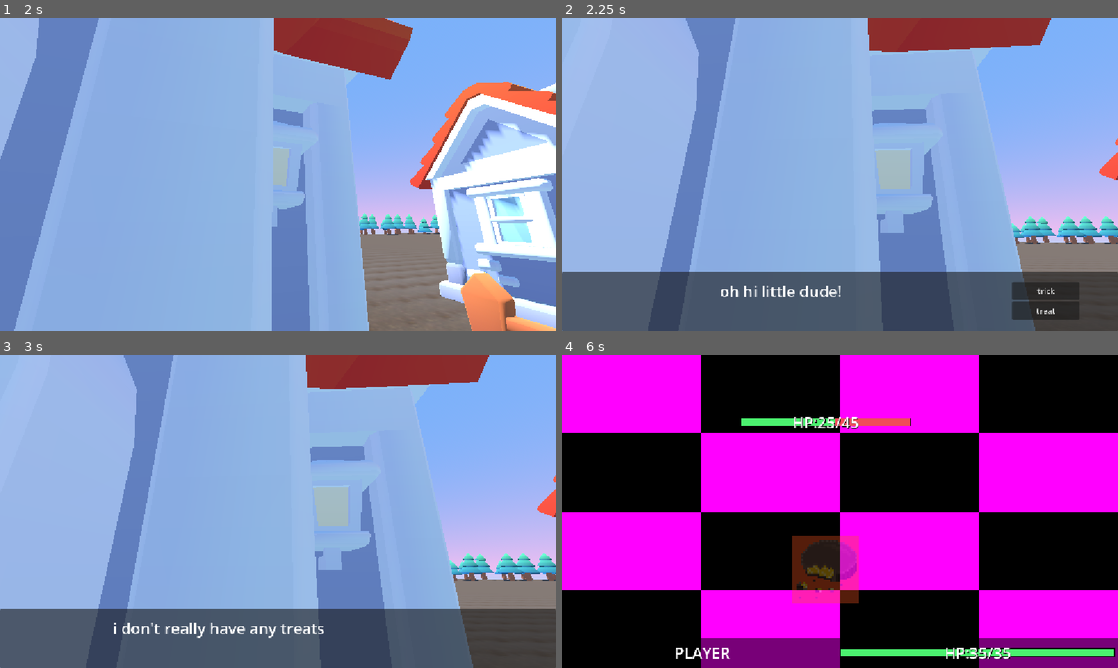
Above: before the commit, frames 1-4 (two rows, left to right).
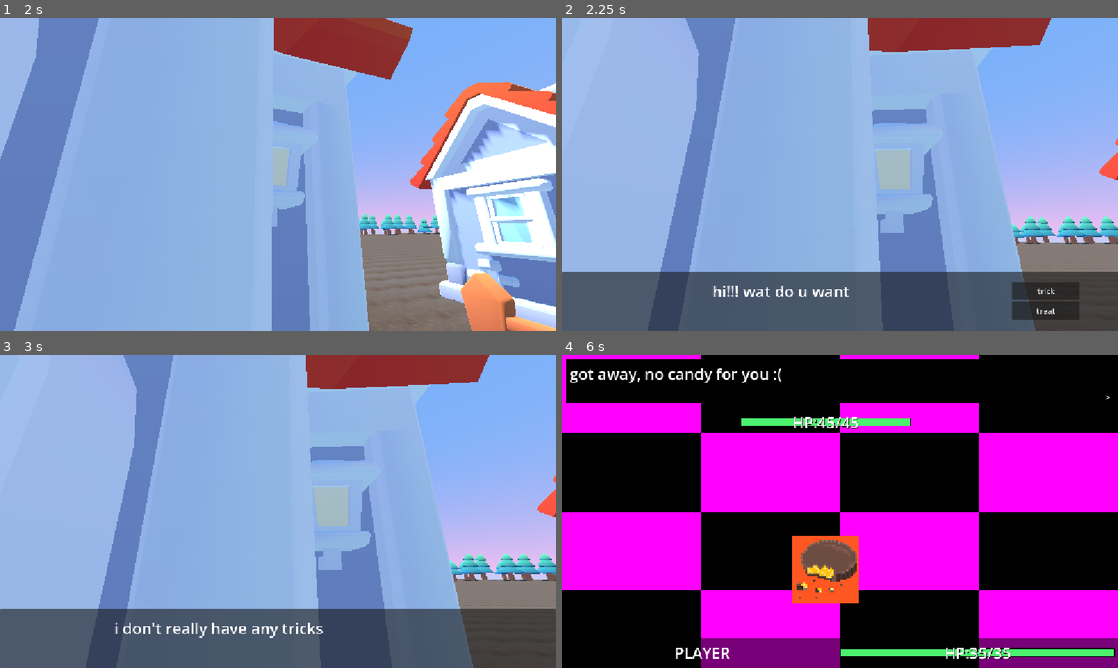
Above: after the commit, the same moments.

Repository: boredchef/trick-or-treat
Game: Godot game, scene res://main.tscn
The game is run twice, just before and just after one commit, with the same random seed, the same clock (stepped at 60 frames per second) and the same inputs.
Inputs (mouse positions are in pixels of both pictures, inside the frame that each line leads up to):
- Up to frame 1 (2 s): tap Enter (ui_accept) at 0.5, 0.77, 1.52 s; move the mouse to (250, 237) at 0.52 s; hold E (interact) 0.53-1.28 s; hold Up (ui_up) from 0.53 s (still down); click (250, 237) at 0.67 s; move the mouse to (316, 177) at 1.27 s; tap E (interact) at 1.35 s
- Up to frame 2 (2.25 s): keep holding Up (ui_up); move the mouse to (795, 171) at 2.02 s; hold E (interact) from 2.03 s (still down); tap Alt at 2.1 s
- Up to frame 3 (3 s): release Up (ui_up) at 2.75 s; release E (interact) at 2.75 s; click "trick" at 2.75 s
- Up to frame 4 (6 s): tap Enter (ui_accept) at 3.5, 3.77, 4.25, 4.52 s; move the mouse to (867, 511) at 3.52 s; hold Left (ui_left) 3.53-4.28 s; tap Shift at 3.6 s; click (867, 511) at 3.67 s; tap E (interact) at 3.8 s; move the mouse to (756, 433) at 4.27 s; hold Down (ui_down) 4.28-5 s; hold E (interact) 4.28-5 s; click (656, 370) at 5 s, where only the run before the commit has a clickable "ATTACK"; click (1023, 370) at 5.75 s, where only the run after the commit has a clickable "RUN"

Frame 1 is identical in both runs. In frame 2, 0.5% of the frame differs, in the area x 27-52%, y 85-90%; in frame 3, 0.7%; in frame 4, 10%, in the area x 0-99%, y 1-80%.

Commit message:
add every house has default enemy
state also checks for candy and candy collected after every battle won, but battles left dont give any candy

Diff:
--- a/main.tscn
+++ b/main.tscn
@@ -1,6 +1,7 @@
 [gd_scene format=3 uid="uid://c5pnf7b3rxrbp"]
 
 [ext_resource type="Texture2D" uid="uid://x1euboon8eah" path="res://textures/dirt/Dirt_01_basecolor.png" id="1_0xm2m"]
+[ext_resource type="Script" uid="uid://dicgvgdwstb2y" path="res://scripts/main.gd" id="1_cegan"]
 [ext_resource type="Texture2D" uid="uid://jpeecrl5y7n6" path="res://textures/dirt/Dirt_01_ambientocclusion.png" id="2_272bh"]
 [ext_resource type="PackedScene" uid="uid://bs72ogkvdd7d6" path="res://addons/proto_controller/proto_controller.tscn" id="2_h2yge"]
 [ext_resource type="Texture2D" uid="uid://crqdkh1mb7fa4" path="res://textures/dirt/Dirt_01_height.png" id="3_5vw27"]
@@ -8,7 +9,6 @@
 [ext_resource type="Texture2D" uid="uid://c30o2a0mxpbub" path="res://textures/dirt/Dirt_01_metallic.png" id="4_kek77"]
 [ext_resource type="Texture2D" uid="uid://dyarwd7lr44d6" path="res://textures/dirt/Dirt_01_normal.png" id="5_4c57u"]
 [ext_resource type="Texture2D" uid="uid://dksk215jixysf" path="res://textures/dirt/Dirt_01_roughness.png" id="6_efxa6"]
-[ext_resource type="Resource" uid="uid://iqompr37b88l" path="res://resources/reeses.tres" id="9_074og"]
 [ext_resource type="PackedScene" uid="uid://crouvg603fnej" path="res://scenes/path_a.tscn" id="9_kek77"]
 [ext_resource type="PackedScene" uid="uid://deegacc0yaf0r" path="res://scenes/large_tree.tscn" id="10_efxa6"]
 [ext_resource type="PackedScene" uid="uid://uskn6y4grpuy" path="res://scenes/nice_tree.tscn" id="11_dg77c"]
@@ -50,6 +50,7 @@
 uv1_triplanar_sharpness = 1.0000007
 
 [node name="Main" type="Node3D" unique_id=174422488]
+script = ExtResource("1_cegan")
 
 [node name="WorldEnvironment" type="WorldEnvironment" parent="." unique_id=338195394]
 environment = SubResource("Environment_0xm2m")
@@ -71,54 +72,41 @@
 
 [node name="houses" type="Node3D" parent="." unique_id=578928586]
 
-[node name="house" parent="houses" unique_id=34200509 node_paths=PackedStringArray("dialogue", "battle") instance=ExtResource("3_h2yge")]
+[node name="house" parent="houses" unique_id=34200509 instance=ExtResource("3_h2yge")]
 transform = Transform3D(1, 0, 0, 0, 1, 0, 0, 0, 1, -19.9, 0, -10.3)
-dialogue = NodePath("../../dialogue")
-battle = NodePath("../../Battle")
-enemy = ExtResource("9_074og")
-
-[node name="house6" parent="houses" unique_id=13312395 node_paths=PackedStringArray("dialogue", "battle") instance=ExtResource("3_h2yge")]
+
+[node name="house6" parent="houses" unique_id=13312395 instance=ExtResource("3_h2yge")]
 transform = Transform3D(1, 0, 0, 0, 1, 0, 0, 0, 1, -30.7, 0, -10.3)
-dialogue = NodePath("../../dialogue")
-battle = NodePath("../../Battle")
-enemy = ExtResource("9_074og")
 
 [node name="house2" parent="houses" unique_id=743982217 instance=ExtResource("3_h2yge")]
 transform = Transform3D(1, 0, 0, 0, 1, 0, 0, 0, 1, -7.799999, 0, -10.3)
-enemy = ExtResource("9_074og")
 
 [node name="house3" parent="houses" unique_id=1150884008 instance=ExtResource("3_h2yge")]
 transform = Transform3D(1, 0, 0, 0, 1, 0, 0, 0, 1, 4.300001, 0, -10.3)
-enemy = ExtResource("9_074og")
 
 [node name="house4" parent="houses" unique_id=37037396 instance=ExtResource("3_h2yge")]
 transform = Transform3D(1, 0, 0, 0, 1, 0, 0, 0, 1, 16.400002, 0, -10.3)
-enemy = ExtResource("9_074og")
 
 [node name="house5" parent="houses" unique_id=2072675048 instance=ExtResource("3_h2yge")]
 transform = Transform3D(1, 0, 0, 0, 1, 0, 0, 0, 1, 28.500002, 0, -10.3)
-enemy = ExtResource("9_074og")
-
-[node name="houses2" type="Node3D" parent="." unique_id=662509162]
-transform = Transform3D(-1, 0, 8.742278e-08, 0, 1, 0, -8.742278e-08, 0, -1, 0, -0.5, 0)
-
-[node name="house" parent="houses2" unique_id=17137566 instance=ExtResource("3_h2yge")]
-transform = Transform3D(1, 0, 0, 0, 1, 0, 0, 0, 1, -19.9, 0, -10.3)
-
-[node name="house6" parent="houses2" unique_id=1382739746 instance=ExtResource("3_h2yge")]
-transform = Transform3D(1, 0, 0, 0, 1, 0, 0, 0, 1, -30.7, 0, -10.3)
-
-[node name="house2" parent="houses2" unique_id=66682441 instance=ExtResource("3_h2yge")]
-transform = Transform3D(1, 0, 0, 0, 1, 0, 0, 0, 1, -7.799999, 0, -10.3)
-
-[node name="house3" parent="houses2" unique_id=1650030463 instance=ExtResource("3_h2yge")]
-transform = Transform3D(1, 0, 0, 0, 1, 0, 0, 0, 1, 4.300001, 0, -10.3)
-
-[node name="house4" parent="houses2" unique_id=720668408 instance=ExtResource("3_h2yge")]
-transform = Transform3D(1, 0, 0, 0, 1, 0, 0, 0, 1, 16.400002, 0, -10.3)
-
-[node name="house5" parent="houses2" unique_id=892434390 instance=ExtResource("3_h2yge")]
-transform = Transform3D(1, 0, 0, 0, 1, 0, 0, 0, 1, 28.500002, 0, -10.3)
+
+[node name="house7" parent="houses" unique_id=1382739746 instance=ExtResource("3_h2yge")]
+transform = Transform3D(-1, 0, 8.742278e-08, 0, 1, 0, -8.742278e-08, 0, -1, 30.7, -0.5, 10.300003)
+
+[node name="house8" parent="houses" unique_id=66682441 instance=ExtResource("3_h2yge")]
+transform = Transform3D(-1, 0, 8.742278e-08, 0, 1, 0, -8.742278e-08, 0, -1, 7.7999983, -0.5, 10.300001)
+
+[node name="house9" parent="houses" unique_id=1650030463 instance=ExtResource("3_h2yge")]
+transform = Transform3D(-1, 0, 8.742278e-08, 0, 1, 0, -8.742278e-08, 0, -1, -4.300002, -0.5, 10.3)
+
+[node name="house10" parent="houses" unique_id=720668408 instance=ExtResource("3_h2yge")]
+transform = Transform3D(-1, 0, 8.742278e-08, 0, 1, 0, -8.742278e-08, 0, -1, -16.400002, -0.5, 10.299998)
+
+[node name="house11" parent="houses" unique_id=892434390 instance=ExtResource("3_h2yge")]
+transform = Transform3D(-1, 0, 8.742278e-08, 0, 1, 0, -8.742278e-08, 0, -1, -28.500002, -0.5, 10.299997)
+
+[node name="house12" parent="houses" unique_id=17137566 instance=ExtResource("3_h2yge")]
+transform = Transform3D(-1, 0, 8.742278e-08, 0, 1, 0, -8.742278e-08, 0, -1, 19.9, -0.5, 10.300002)
 
 [node name="path" type="Node3D" parent="." unique_id=241069739]
 
@@ -1016,8 +1004,8 @@
 [node name="fence corner2" parent="fences" unique_id=889078817 instance=ExtResource("15_2cqfq")]
 transform = Transform3D(-4.371139e-08, 0, -1, 0, 1, 0, 1, 0, -4.371139e-08, -11.799999, 0, -7.7)
 
-[node name="dialogue" parent="." unique_id=80872787 instance=ExtResource("16_2cqfq")]
+[node name="dialogue" parent="." unique_id=80872787 groups=["dialogue"] instance=ExtResource("16_2cqfq")]
 visible = false
 
-[node name="Battle" parent="." unique_id=1480042873 instance=ExtResource("17_yaehf")]
+[node name="Battle" parent="." unique_id=1480042873 groups=["battle"] instance=ExtResource("17_yaehf")]
 visible = false
--- a/scenes/dialogue.gd
+++ b/scenes/dialogue.gd
@@ -7,11 +7,17 @@
 signal treat
 signal trick
 
+func open_dialogue() -> void:
+	visible = true
+	treat_button.visible = true
+	trick_button.visible = true
+	label.text = "hi!!! wat do u want"
+
 func _on_trick_button_pressed() -> void:
 	print("well, okay..")
 	treat_button.visible = false
 	trick_button.visible = false
-	label.text = "i don't really have any treats"
+	label.text = "i don't really have any tricks"
 
 	await get_tree().create_timer(1.5).timeout
 
--- a/scripts/battle.gd
+++ b/scripts/battle.gd
@@ -2,6 +2,7 @@
 
 signal textbox_closed
 signal battle_won
+signal battle_left
 
 @export var enemy : Resource = null
 
@@ -11,12 +12,17 @@
 
 # Called when the node enters the scene tree for the first time.
 func _ready() -> void:
+	$Textbox.hide()
+	$ActionsPanel.hide()
+
+func start_battle() -> void:
 	current_player_health = State.current_health
 	current_enemy_health = enemy.health
 
 	set_health($CandyContainer/ProgressBar, enemy.health, enemy.health)
 	set_health($PlayerPanel/MarginContainer/PlayerData/ProgressBar, State.current_health, State.max_health)
 	$CandyContainer/Candy.texture = enemy.texture
+	$CandyContainer/Candy.modulate = Color(1,1,1,1)
 
 	$Textbox.hide()
 	$ActionsPanel.hide()
@@ -67,7 +73,8 @@
 	await textbox_closed
 	await get_tree().create_timer(.5).timeout
 	hide()
-	battle_won.emit()
+	battle_left.emit()
+
 
 func _on_attack_pressed() -> void:
 	display_text("you try and reach for the candy!")
@@ -91,6 +98,13 @@
 
 		await get_tree().create_timer(.25).timeout
 		hide()
+
+		State.candy += 1
+		State.candy_collected.append(enemy.name)
+
+		print(State.candy)
+		print(State.candy_collected)
+
 		battle_won.emit()
 		return
 
--- a/scripts/house.gd
+++ b/scripts/house.gd
@@ -1,45 +1,62 @@
 extends StaticBody3D
 
 @onready var prompt : Label3D = $Label3D
-@export var dialogue: CanvasLayer
-@export var battle: Control
-@export var enemy: Resource
+@onready var dialogue: CanvasLayer = get_tree().get_first_node_in_group("dialogue")
+@onready var battle: Control = get_tree().get_first_node_in_group("battle")
+
+const REESES = preload("uid://iqompr37b88l")
+@export var enemy: Resource = REESES
+
 @onready var player: CharacterBody3D = $"../../ProtoController"
-
 
 var has_been_visited = false
 
 func _ready() -> void:
 	if battle != null:
 		battle.battle_won.connect(_on_battle_won)
+		battle.battle_left.connect(_on_battle_left)
 	else:
 		push_error("battle node is missing on "+name+"! pls assign one")
+
+func _on_battle_left() -> void:
+	player.resume_overworld()
+
 func _on_battle_won() -> void:
 	player.resume_overworld()
 
-func interact():
+func interact() -> bool:
 	if has_been_visited:
 		return false
 	has_been_visited = true
+	prompt.text = "visited"
 	if dialogue != null:
-		dialogue.visible = true
+		dialogue.open_dialogue()
 		if not dialogue.trick.is_connected(_on_dialogue_finished):
-			dialogue.trick.connect(_on_dialogue_finished)
+			dialogue.trick.connect(_on_dialogue_finished, CONNECT_ONE_SHOT)
 		if not dialogue.treat.is_connected(_on_dialogue_finished):
-			dialogue.treat.connect(_on_dialogue_finished)
+			dialogue.treat.connect(_on_dialogue_finished, CONNECT_ONE_SHOT)
 		return true
 	return false
 
 func _on_dialogue_finished():
 	dialogue.visible = false
 
-	battle.enemy = enemy
-
-	battle.visible = true
+	if battle != null and enemy != null:
+		battle.enemy = enemy
+		battle.visible = true
+		if battle.has_method("start_battle"):
+			battle.start_battle()
+	else:
+		print(name, " has no enemy. finishing interaction.")
+		if player != null:
+			player.resume_overworld()
 
 func show_prompt():
-	if has_been_visited != true:
-		prompt.visible = true
+	if has_been_visited:
+		prompt.text = "visited"
+	else:
+		prompt.text = "trick or treat"
+	prompt.visible = true
 
 func hide_prompt():
 	prompt.visible = false
--- /dev/null
+++ b/scripts/main.gd
@@ -0,0 +1,18 @@
+extends Node3D
+
+
+@onready var dialogue: CanvasLayer = $dialogue
+@onready var battle: Control = $Battle
+
+const REESES = preload("uid://iqompr37b88l")
+@export var enemy: Resource = REESES
+
+# Called when the node enters the scene tree for the first time.
+func _ready() -> void:
+	var all_houses = get_tree().get_nodes_in_group("house")
+	for house in all_houses:
+		house.dialogue = dialogue
+		house.battle = battle
+
+		if house.enemy_resource == null:
+			house.enemy_resource = REESES
--- a/scripts/state.gd
+++ b/scripts/state.gd
@@ -3,3 +3,6 @@
 var current_health = 35
 var max_health = 35
 var damage = 20
+
+var candy = 0
+var candy_collected = []
Not shown, added: scripts/main.gd.uid
